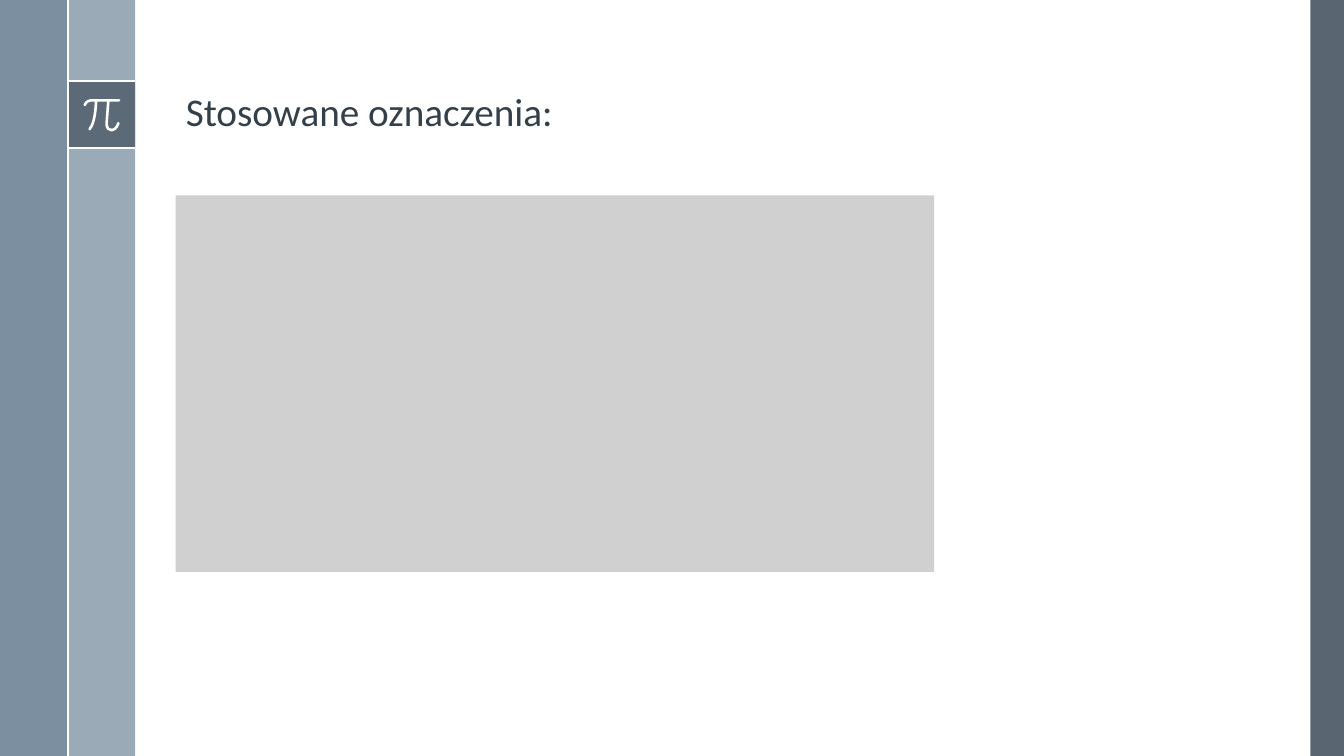
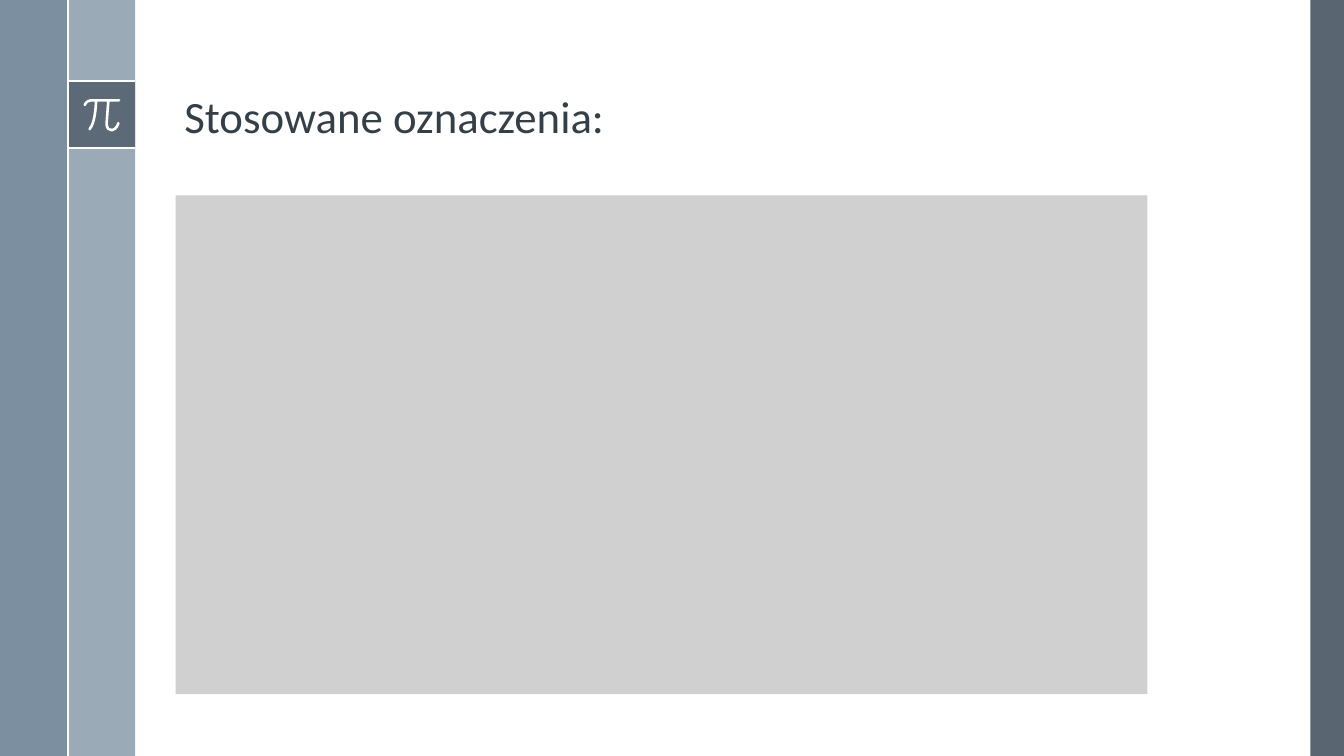
Before and after one commit to adamgracikowski/Numerical-Methods, a slide deck: slide 2 of Project2/Presentation/P2Z20_AGR.pptx. Drawn at 1344x756 pixels with LibreOffice and Linux fonts; fonts in the diff are those of the drawing; grey boxes stand for pictures. Boxes give left, top, right and bottom in pixels: in the first picture for what was removed or moved away, otherwise in the second. Text is boxed around its words. In the diff, an @@ line names an element or a change of style, - is before the commit and + after.

Commit message:
adjust font size and tabulation in presentation in project2

```diff
--- a/Project2/Presentation/P2Z20_AGR.pptx
+++ b/Project2/Presentation/P2Z20_AGR.pptx
@@ title "Stosowane oznaczenia:" at [184, 102, 604, 134]: size 28 to 32 pt @@
@@ picture: place and size @@
-picture at [175, 196, 934, 573]
+picture at [175, 196, 1147, 695]
```
Also in this commit, not shown: 16 other slides changed, 3 slides added.
